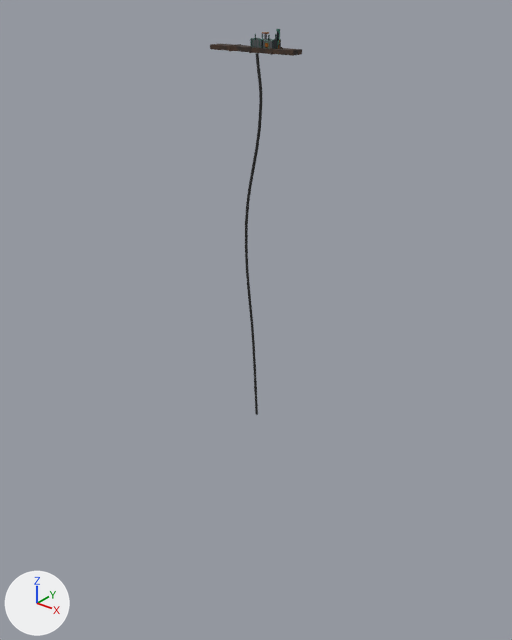
Before and after pictures for a commit that changed the Blender file Assets/Game/Art/Models/_Source~/components/mechanical/pipe_run.blend.
Camera for both pictures: a 50 mm lens placed at (16.9, -21.0, 2.5), pointed at (-0.7, 0.9, -11.1). Lighting does not change. The marker at lower left points along +X, +Y and +Z. The older version comes first.

In view in the first picture: 'Curve_PipeRun_CableDrop' and 3 more.
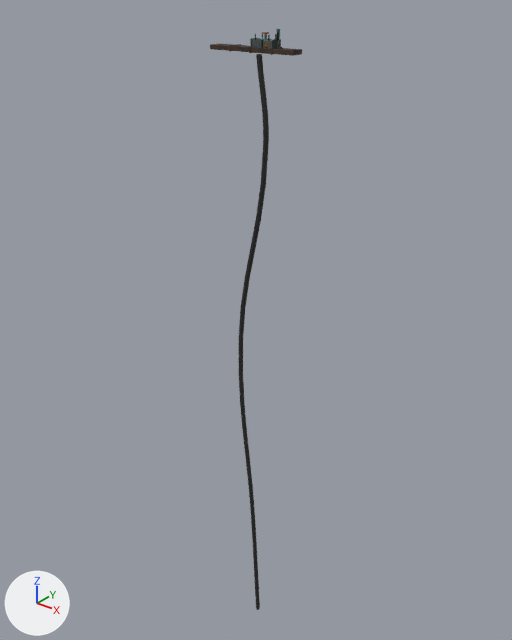
Boxes (x1, y1, x2, y2) around the edits, measured in the pictures (512 x 640 px):
```json
{"object": "Curve_PipeRun_CableDrop", "change": "reshaped, moved", "before": [245, 53, 262, 415], "after": [239, 54, 269, 610], "on screen": "72% wider, 53% taller"}
```

Scene script edits in JSON lines:
```json
{"block": "cu_curve_piperun_cabledrop", "where": "_sp = cu_curve_piperun_cabledrop.splines.new('BEZIER'); _sp.bezier_points.add(4)"}
{"op": "remove", "block": "cu_curve_piperun_cabledrop", "code": "_sp.bezier_points.foreach_set('co', [-1.2, -12.03, 34.86, -1.1, -11.93, 33.17, -1.858, -11.88, 28.42, -1.658, -11.68, 22.92, -1.558, -11.58, 19.42])"}
{"op": "remove", "block": "cu_curve_piperun_cabledrop", "code": "_sp.bezier_points.foreach_set('handle_left', [-1.239, -12.07, 35.53, -1.067, -11.95, 33.83, -1.744, -11.93, 30.29, -1.728, -11.75, 25.07, -1.597, -11.62, 20.79])"}
{"op": "remove", "block": "cu_curve_piperun_cabledrop", "code": "_sp.bezier_points.foreach_set('handle_right', [-1.161, -11.99, 34.2, -1.194, -11.86, 31.29, -1.99, -11.83, 26.27, -1.614, -11.64, 21.55, -1.519, -11.54, 18.05])"}
{"op": "add", "block": "cu_curve_piperun_cabledrop", "code": "_sp.bezier_points.foreach_set('co', [-2.16, -21.66, 62.76, -1.98, -21.47, 59.7, -3.345, -21.39, 51.15, -2.985, -21.03, 41.25, -2.805, -20.85, 34.95])"}
{"op": "add", "block": "cu_curve_piperun_cabledrop", "code": "_sp.bezier_points.foreach_set('handle_left', [-2.23, -21.73, 63.95, -1.92, -21.51, 60.9, -3.139, -21.47, 54.53, -3.111, -21.15, 45.12, -2.875, -20.92, 37.41])"}
{"op": "add", "block": "cu_curve_piperun_cabledrop", "code": "_sp.bezier_points.foreach_set('handle_right', [-2.09, -21.58, 61.56, -2.148, -21.35, 56.33, -3.581, -21.3, 47.29, -2.905, -20.95, 38.8, -2.735, -20.78, 32.5])"}
{"op": "set", "path": "cu_curve_piperun_cabledrop.bevel_depth", "old": "0.06", "new": "0.108"}
{"op": "set", "path": "ob_curve_piperun_cabledrop.location", "old": "(1.49, 11.81, -34.87)", "new": "(2.69, 21.25, -62.76)"}
```
